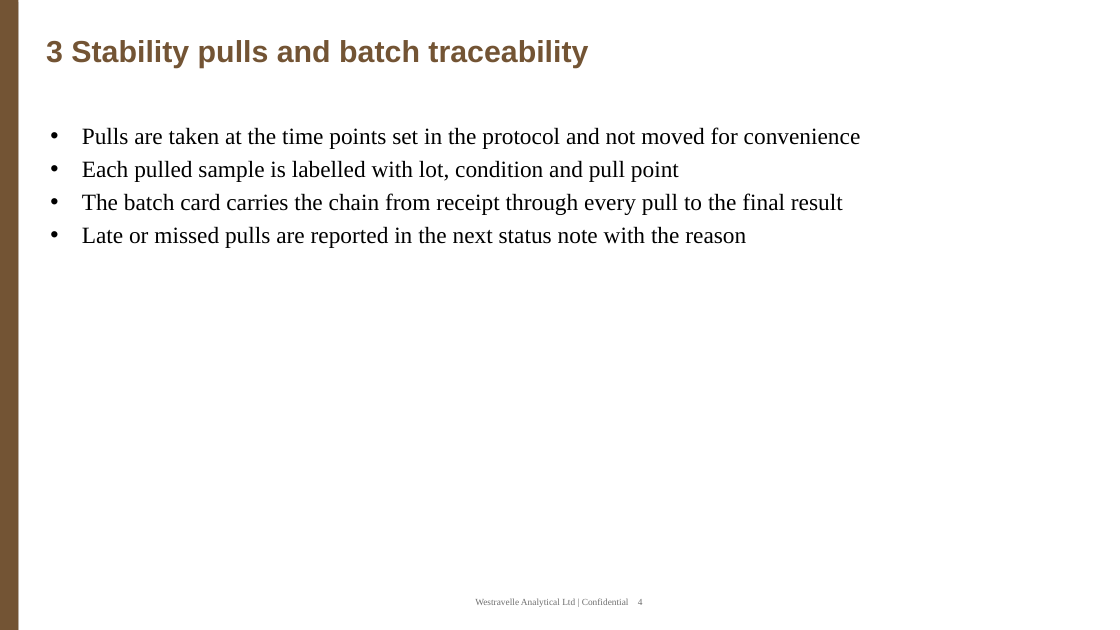
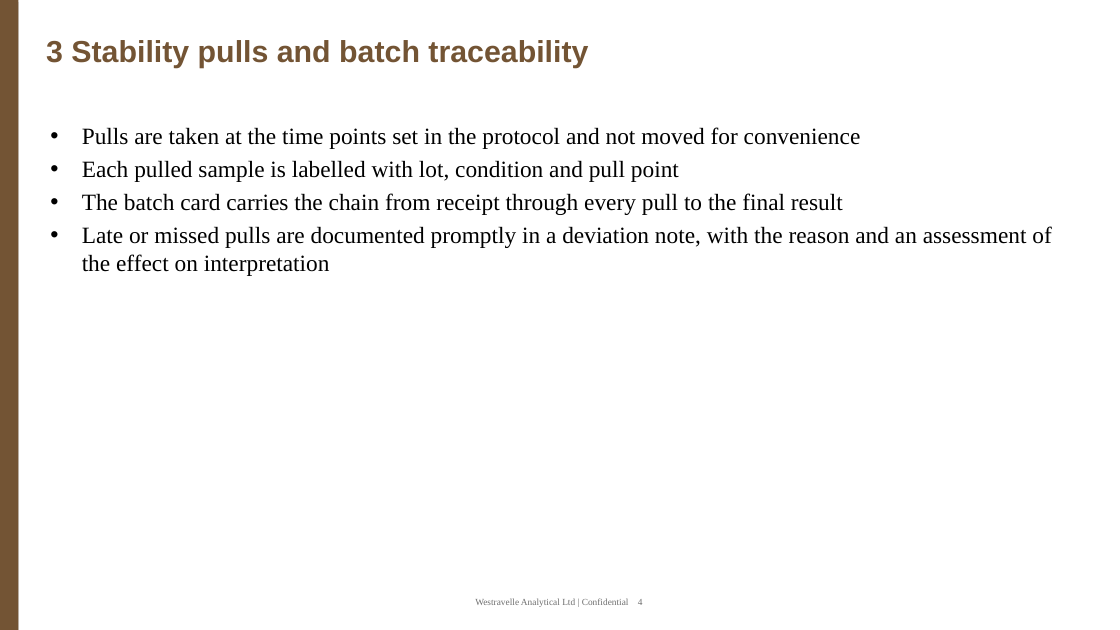
Before and after one commit to 60xAI/portco-mock-dataset, a slide deck: slide 4 of output/archive/WestravelleData/Marketing/Capabilities/Legacy/WA_ANALYTICAL_CAPABILITY_2011.ppt. Drawn at 1120x630 pixels with LibreOffice and Linux fonts; fonts in the diff are those of the drawing. Boxes give left, top, right and bottom in pixels: in the first picture for what was removed or moved away, otherwise in the second. Text is boxed around its words. In the diff, an @@ line names an element or a change of style, - is before the commit and + after.

```diff
--- a/output/archive/WestravelleData/Marketing/Capabilities/Legacy/WA_ANALYTICAL_CAPABILITY_2011.ppt
+++ b/output/archive/WestravelleData/Marketing/Capabilities/Legacy/WA_ANALYTICAL_CAPABILITY_2011.ppt
@@ text at [82, 226, 1051, 276]: text changed @@
-• Late or missed pulls are reported in the next status note with the reason
+• Late or missed pulls are documented promptly in a deviation note, with the reason and an assessment of the effect on interpretation
```
Also in this commit, not shown: 1 other slide changed, 1 other file.
